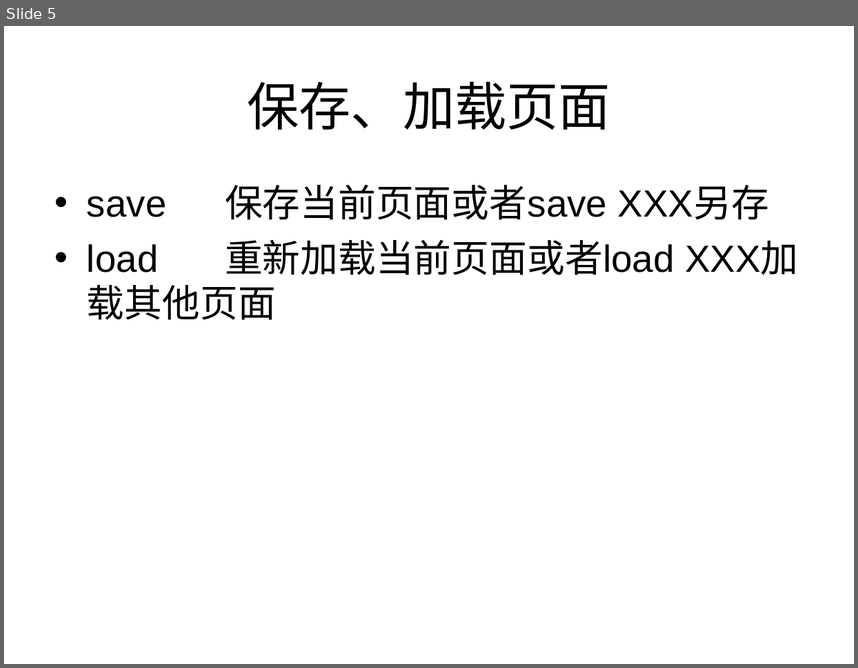
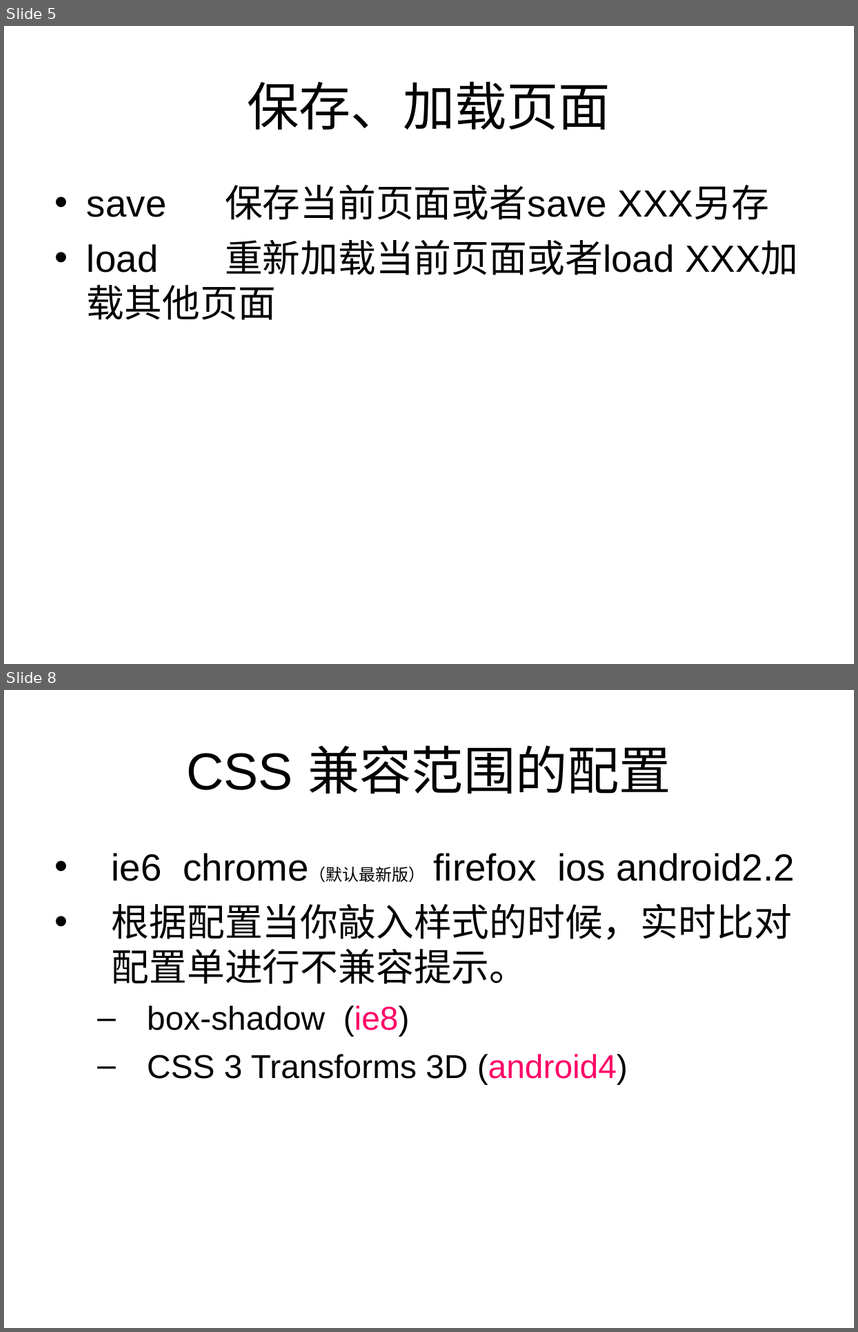
Before and after one commit to 306808700/hcs, a slide deck: 1.0/guide/HCS 基于chrome的命令行的编辑工具.ppt. Shown one above the other, each under a label of ours: slide 5 before the commit, slides 5 and 8 after it; the slides between them are not shown. The pictures are 858x668 and 858x1332 pixels, drawn with LibreOffice and Linux fonts; fonts in the diff are those of the drawing. Boxes give left, top, right and bottom in pixels: in the first picture for what was removed or moved away, otherwise in the second. Text is boxed around its words. In the diff, an @@ line names an element or a change of style, - is before the commit and + after.

```diff
--- a/1.0/guide/HCS 基于chrome的命令行的编辑工具.ppt
+++ b/1.0/guide/HCS 基于chrome的命令行的编辑工具.ppt
@@ slide 8 added at [4, 690, 854, 1328], background #FFFFFF @@
@@ title added at [186, 745, 671, 793], 44 pt, text #000000 @@
+CSS 兼容范围的配置
@@ text added at [112, 853, 795, 1084], 32 pt, text #000000 @@
+• ie6 chrome（默认最新版） firefox ios android2.2
+• 根据配置当你敲入样式的时候，实时比对配置单进行不兼容提示。
+  – box-shadow (ie8)
+  – CSS 3 Transforms 3D (android4)
```
Also in this commit, not shown: 4 slides changed, 7 other slides added.
